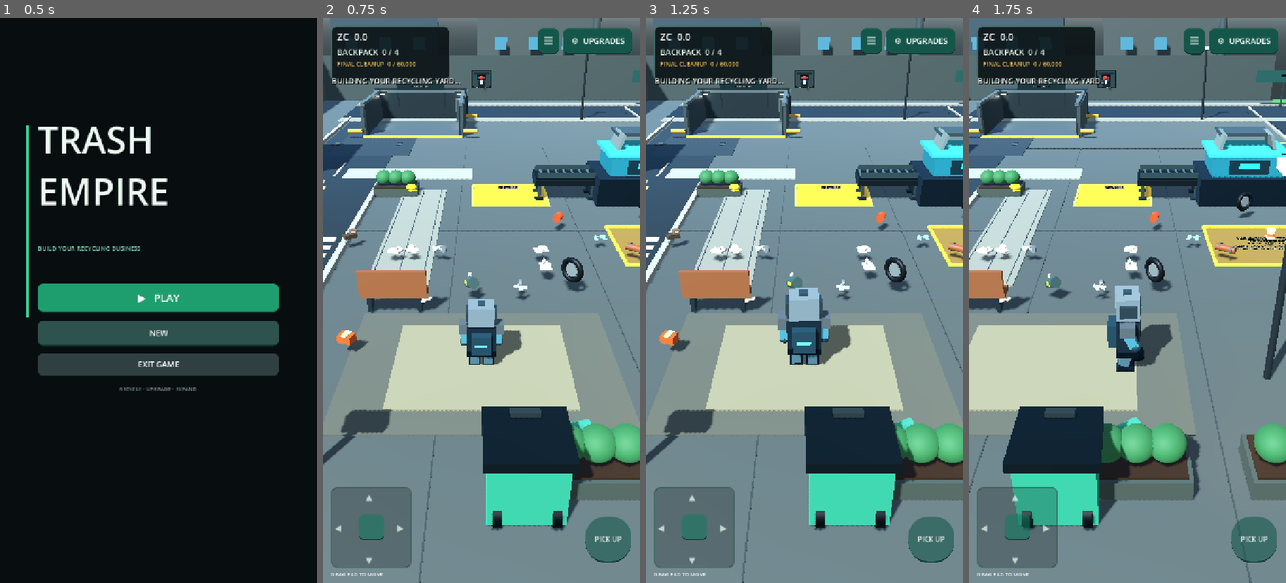
Above: before the commit, frames 1-4 (left to right).
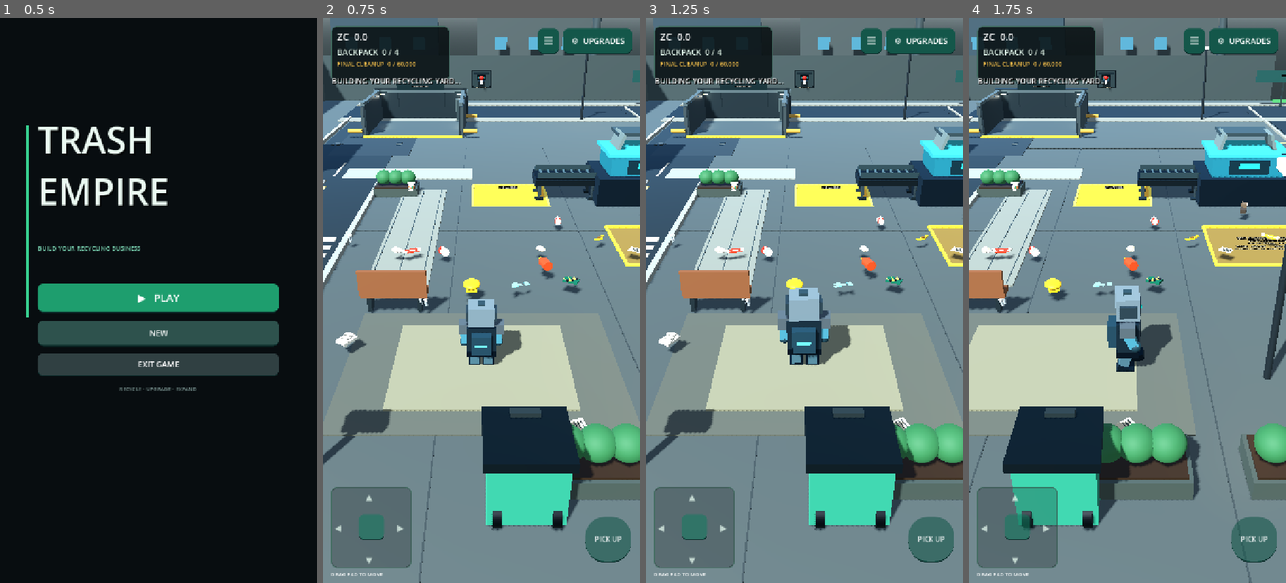
Above: after the commit, the same moments.

Repository: zekainstabot/trash-empire
Game: Godot game, scene res://Scenes/Main.tscn
Two runs of this game, one before a commit and one after it. Both use one fixed random seed, a clock stepped at 60 frames per second and the inputs below.
Inputs (mouse positions are in pixels of both pictures, inside the frame that each line leads up to):
- Up to frame 1 (0.5 s): no input
- Up to frame 2 (0.75 s): click "▶ PLAY" at 0.5 s
- Up to frame 3 (1.25 s): no input
- Up to frame 4 (1.75 s): move the mouse to (1197, 272) at 1.27 s; hold D (move_right) from 1.28 s (still down); click (1197, 272) at 1.42 s

Frame 1 is identical in both runs. In frame 2, 1.6% of the frame differs, in the area x 4-100%, y 28-73%; in frame 3, 1.6%; in frame 4, 1.6%.

Commit message:
Mark bulky trash items with double-slot metadata and size

Diff:
--- a/Scripts/trash.gd
+++ b/Scripts/trash.gd
@@ -7,6 +7,11 @@
 	var rng := RandomNumberGenerator.new()
 	rng.randomize()
 	spin_speed = rng.randf_range(-0.45, 0.45)
+	# A subset of litter is bulky: it occupies two backpack slots and pays double.
+	var is_bulky := rng.randf() < 0.10
+	if is_bulky:
+		set_meta("bulky", true)
+		scale = Vector3(1.45, 1.45, 1.45)
 	match rng.randi_range(0, 30):
 		0:
 			_make_plastic_bottle(rng)
